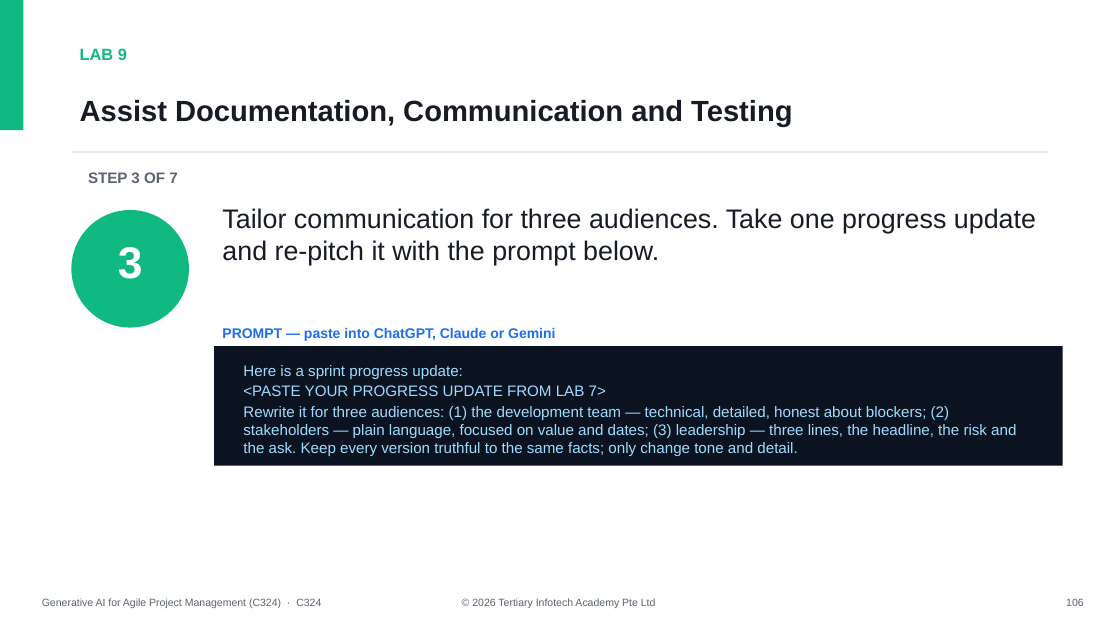
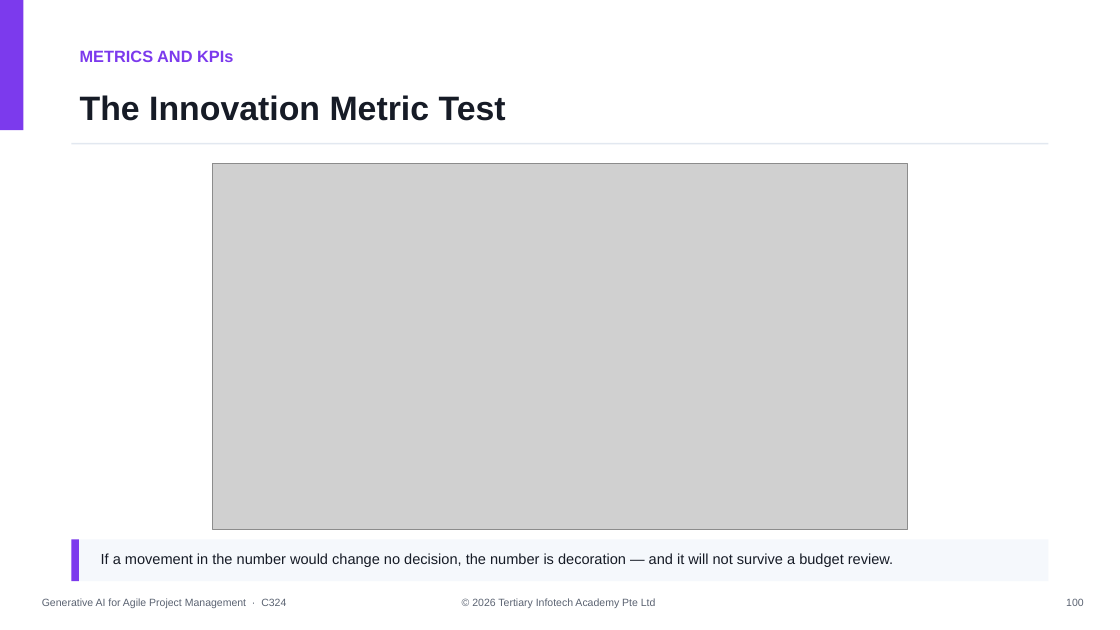
Before and after one commit to tertiarycourses/C324-Generative-AI-for-Agile-Project-Management, a slide deck: slide 100 of courseware/Generative AI for Agile Project Management (C324)-v1.0.pptx (slide 107 before the commit). Drawn at 1120x630 pixels with LibreOffice and Linux fonts; fonts in the diff are those of the drawing; grey boxes stand for pictures. Boxes give left, top, right and bottom in pixels: in the first picture for what was removed or moved away, otherwise in the second. Text is boxed around its words. In the diff, an @@ line names an element or a change of style, - is before the commit and + after.

```diff
--- a/courseware/Generative AI for Agile Project Management (C324)-v1.0.pptx
+++ b/courseware/Generative AI for Agile Project Management (C324)-v1.0.pptx
@@ rectangle at [0,0,24,130]: fill #10B981 to #7C3AED @@
@@ text removed at [80,48,127,60] @@
-LAB 9
@@ text added at [80,50,233,62], 14 pt, text #7C3AED, bold @@
+METRICS AND KPIs
@@ text at [80,95,506,121]: text changed; size 25 to 29 pt @@
-Assist Documentation, Communication and Testing
+The Innovation Metric Test
@@ rectangle: place and size @@
-rectangle at [71,151,1049,153]
+rectangle at [71,143,1049,145]
@@ text removed at [88,172,177,183] @@
-STEP 3 OF 7
@@ picture added at [213,164,907,529] @@
@@ text removed at [222,208,1036,265] @@
-Tailor communication for three audiences. Take one progress update and re-pitch it with the prompt below.
@@ ellipse removed at [71,210,189,328] @@
@@ text removed at [118,247,143,279] @@
-3
@@ text removed at [222,328,555,341] @@
-PROMPT — paste into ChatGPT, Claude or Gemini
@@ rectangle removed at [214,346,1063,465] @@
@@ text removed at [243,365,1016,456] @@
-Here is a sprint progress update:
-<PASTE YOUR PROGRESS UPDATE FROM LAB 7>
-Rewrite it for three audiences: (1) the development team — technical, detailed, honest about blockers; (2) stakeholders — plain language, focused on value and dates; (3) leadership — three lines, the headline, the risk and the ask. Keep every version truthful to the same facts; only change tone and detail.
@@ rectangle added at [71,539,1049,581], fill #F5F8FC @@
@@ rectangle added at [71,539,79,581], fill #7C3AED @@
@@ text added at [101,553,893,567], 12.5 pt, text #161B26 @@
+If a movement in the number would change no decision, the number is decoration — and it will not survive a budget review.
@@ text at [42,598,286,608]: text changed @@
-Generative AI for Agile Project Management (C324) · C324
+Generative AI for Agile Project Management · C324
```
Also in this commit, not shown: 19 other slides changed, 102 slides added, 130 slides removed, 51 other files.
